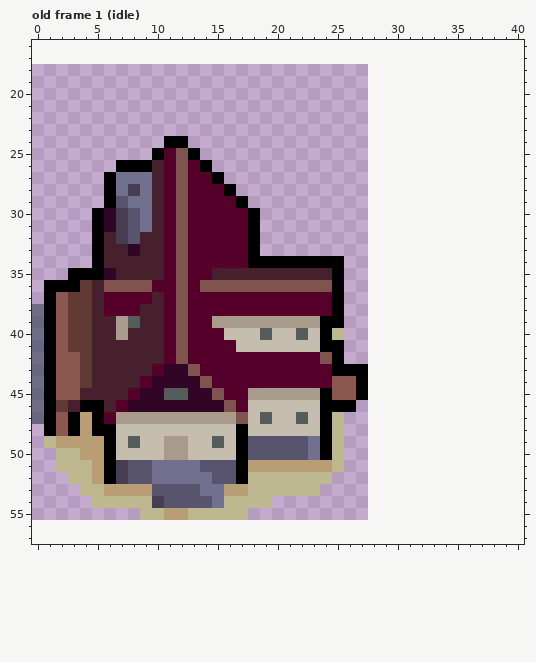
Pixel-art file -- assets_src/image/structures/tavern.ase. This is how it looked before the edit.
28x38 pixels, 1 frame. Shown: old frame 1 (idle): x 0..40, y 16..57. The old version is drawn lined up with the new one, on the new canvas. The commit also changed other frames, which this record leaves out.
After:
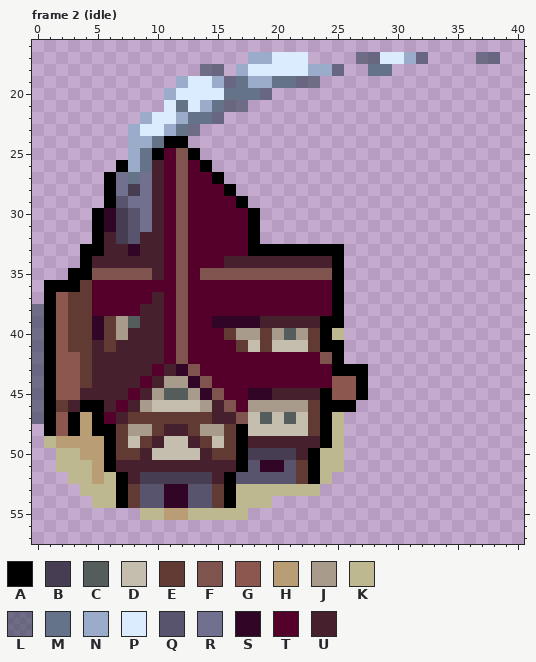
Palette (. is transparent): A #000000  B #473d52  C #555c5c  D #c5beaf  E #623a34  F #7f534e  G #8c574f  H #b89d75  J #a89b8c  K #beb890  L #1a304080  M #647387  N #9aacc9  P #dbecff  Q #59546e  R #71718f  S #310526  T #54002a  U #47202e
A new or re-ordered frame is compared with the old frame closest to it.
Change:
canvas 28x38 -> 45x58, the old top-left corner now at 0,18
frames 1 -> 6
Frame 2 (idle) is new; against old frame 1 (idle):
y 17: x 18..22 ..... -> NNPPP; x 27..32 ...... -> LLPPNL; x 37..38 .. -> LL
y 18: x 14..15 .. -> LL; x 17..25 ......... -> NPPPPPNNL; x 28..29 .. -> MM
y 19: x 12..23 ............ -> NPPNLMNNMMLL
y 20: x 11..19 ......... -> NPPPPMMML
y 21: x 11..17 ....... -> PMPNMLL
y 22: x 9..15 ....... -> NPPNMML
y 23: x 8..13 ...... -> NPPNML
y 24: x 8..10 ... -> NNM
y 25: x 8..9 .. -> NM
y 26: x 8..9 AA -> NM
y 27: x 8 R -> M
y 33: x 4 . -> A; x 19..25 ....... -> AAAAAAA
y 34: x 4..5 .A -> AU; x 16..24 TTAAAAAAA -> UUUUUUUUU
y 35: x 5..9 ASUUU -> FFFFF; x 14..24 TUUUUUUUUUU -> FFFFFFFFFFF
y 36: x 5..9 UFFFF -> TTTTT; x 14..24 FFFFFFFFFFF -> TTTTTTTTTTT
y 37..38: x 5 U -> T
y 39: x 5..6 UU -> SE; x 15..23 JJJJJJJJJ -> SSSSUUUUU
y 40: x 5..6 UU -> SE; x 16..23 DDDCDDCD -> EJJEJCJE
y 41: x 6 U -> E; x 17 D -> E; x 19 D -> E; x 23 D -> E
y 43: x 11 S -> U
y 44: x 10..12 SSS -> UJJ
y 45: x 9..10 SS -> UJ; x 13 S -> J; x 18..23 JJJJJJ -> SSUUUU
y 46: x 8..15 SSSSSSSS -> UJDDDDJU; x 18..23 DDDDDD -> JJJJJE
y 47: x 7..16 JJJJJJJJJJ -> UEEEEEEEUU; x 21..23 DCD -> CDE
y 48: x 7..16 DDDDDDDDDD -> EJJEUUEJJE; x 23 D -> E
y 49: x 7..16 DCDDJJDDCD -> EDEUDDUEDE; x 18..23 QQQQQR -> UUUUUU
y 50: x 7..9 DDD -> EEU; x 11..12 JJ -> DD; x 14..16 DDD -> UEE; x 18..24 QQQQQRA -> BBBBUAK
y 51: x 7..16 BQQRRRRQQQ -> UUUUUUUUUU; x 18..24 HHHHHHH -> QSSQEAK
y 52: x 6..23 ABQQRRRRRQQAKKKKKK -> KAUBBBBBBUAQQQQQEA
y 53: x 6..9 HHHH -> KAEQ; x 11..12 QQ -> SS; x 14..17 RRHH -> QEAK
y 54: x 7..12 KKKBQQ -> AEQQSS; x 15..16 RK -> EA
Pixel boxes of the changes (left, top, right, bottom) in both pictures:
changed: (128, 52, 428, 184)
added: (476, 52, 500, 64)
changed: (80, 244, 344, 508)
